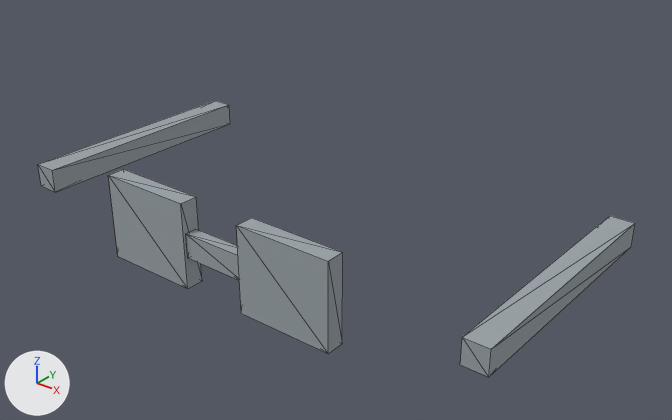
What one commit did to the glTF model jarvis/ui/web/frontend/src/assets/society/figures/parts/biped/face_extra-glasses.glb.
Before and after are seen from a 50 mm camera at (0.866, -1.243, 2.34) aimed at (0.051, -0.223, 1.708). The lights are fixed; the arrows at lower left show +X, +Y and +Z. The older version comes first. Mesh edges are drawn as thin lines. Vertices at exactly the same position are counted once.

Names of what the first picture shows: 'face_extra-glasses'.
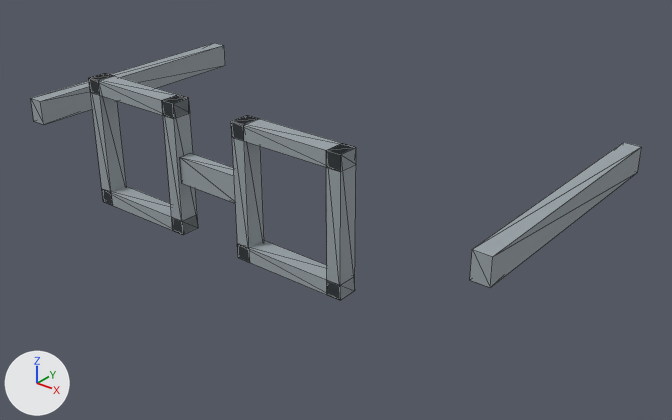
Pixel boxes (x1, y1, x2, y2) of what changed, in the pictures (672 x 420 px; the box of a moved part takes in the faces that stretch with it):
'face_extra-glasses', reshaped (7% shorter): before (38, 101, 635, 377); after (31, 43, 641, 300)
part 1 of me_face_extra_glasses, added: after (231, 115, 356, 172)
part 2 of me_face_extra_glasses, added: after (238, 241, 355, 300)
part 3 of me_face_extra_glasses, added: after (231, 115, 264, 262)
part 4 of me_face_extra_glasses, added: after (326, 145, 356, 300)
part 5 of me_face_extra_glasses, added: after (89, 73, 190, 119)
part 6 of me_face_extra_glasses, added: after (102, 186, 198, 234)
part 7 of me_face_extra_glasses, added: after (89, 73, 126, 205)
part 8 of me_face_extra_glasses, added: after (162, 95, 198, 235)
part 9 of me_face_extra_glasses, moved or reshaped: before (186, 229, 239, 280); after (180, 153, 235, 203)
part 10 of me_face_extra_glasses, added: after (470, 142, 641, 288)
part 11 of me_face_extra_glasses, added: after (31, 43, 225, 125)
part 12 of me_face_extra_glasses, deleted: before (236, 218, 343, 354)
part 13 of me_face_extra_glasses, deleted: before (38, 101, 230, 192)
part 14 of me_face_extra_glasses, deleted: before (108, 169, 202, 289)
part 15 of me_face_extra_glasses, deleted: before (460, 216, 635, 377)

The change in detail:
me_face_extra_glasses is used by ob_face_extra_glasses; location (0.0, 0.0, 0.0).
me_face_extra_glasses had 40 vertices, 60 faces and spanned x -0.44..0.44, y -0.445..0.0, z 1.63..1.77.
me_face_extra_glasses now has 88 vertices, 132 faces and spans x -0.432..0.432, y -0.445..0.0, z 1.72..1.92.
me_face_extra_glasses part 1: a new loose piece, a box spanning x 0.055..0.235, y -0.445..-0.415, z 1.898..1.92, in mat_face_extra_glasses_sheet (picture img_biped_office_sheet).
me_face_extra_glasses part 2: a new loose piece, a box spanning x 0.055..0.235, y -0.445..-0.415, z 1.72..1.742, in mat_face_extra_glasses_sheet (picture img_biped_office_sheet).
me_face_extra_glasses part 3: a new loose piece, a box spanning x 0.055..0.077, y -0.445..-0.415, z 1.72..1.92, in mat_face_extra_glasses_sheet (picture img_biped_office_sheet).
me_face_extra_glasses part 4: a new loose piece, a box spanning x 0.213..0.235, y -0.445..-0.415, z 1.72..1.92, in mat_face_extra_glasses_sheet (picture img_biped_office_sheet).
me_face_extra_glasses part 5: a new loose piece, a box spanning x -0.235..-0.055, y -0.445..-0.415, z 1.898..1.92, in mat_face_extra_glasses_sheet (picture img_biped_office_sheet).
me_face_extra_glasses part 6: a new loose piece, a box spanning x -0.235..-0.055, y -0.445..-0.415, z 1.72..1.742, in mat_face_extra_glasses_sheet (picture img_biped_office_sheet).
me_face_extra_glasses part 7: a new loose piece, a box spanning x -0.235..-0.213, y -0.445..-0.415, z 1.72..1.92, in mat_face_extra_glasses_sheet (picture img_biped_office_sheet).
me_face_extra_glasses part 8: a new loose piece, a box spanning x -0.077..-0.055, y -0.445..-0.415, z 1.72..1.92, in mat_face_extra_glasses_sheet (picture img_biped_office_sheet).
me_face_extra_glasses part 9: the loose piece of 8 vertices spanning x -0.055..0.055, y -0.44..-0.42, z 1.68..1.72 is moved by (0.0, 0.0, 0.12).
me_face_extra_glasses part 10: a new loose piece, a box spanning x 0.405..0.432, y -0.42..0.0, z 1.8..1.84, in mat_face_extra_glasses_sheet (picture img_biped_office_sheet).
me_face_extra_glasses part 11: a new loose piece, a box spanning x -0.432..-0.405, y -0.42..0.0, z 1.8..1.84, in mat_face_extra_glasses_sheet (picture img_biped_office_sheet).
me_face_extra_glasses part 12: the loose piece of 8 vertices spanning x 0.055..0.215, y -0.445..-0.415, z 1.63..1.77 is deleted.
me_face_extra_glasses part 13: the loose piece of 8 vertices spanning x -0.44..-0.4, y -0.42..0.0, z 1.68..1.72 is deleted.
me_face_extra_glasses part 14: the loose piece of 8 vertices spanning x -0.215..-0.055, y -0.445..-0.415, z 1.63..1.77 is deleted.
me_face_extra_glasses part 15: the loose piece of 8 vertices spanning x 0.4..0.44, y -0.42..0.0, z 1.68..1.72 is deleted.
